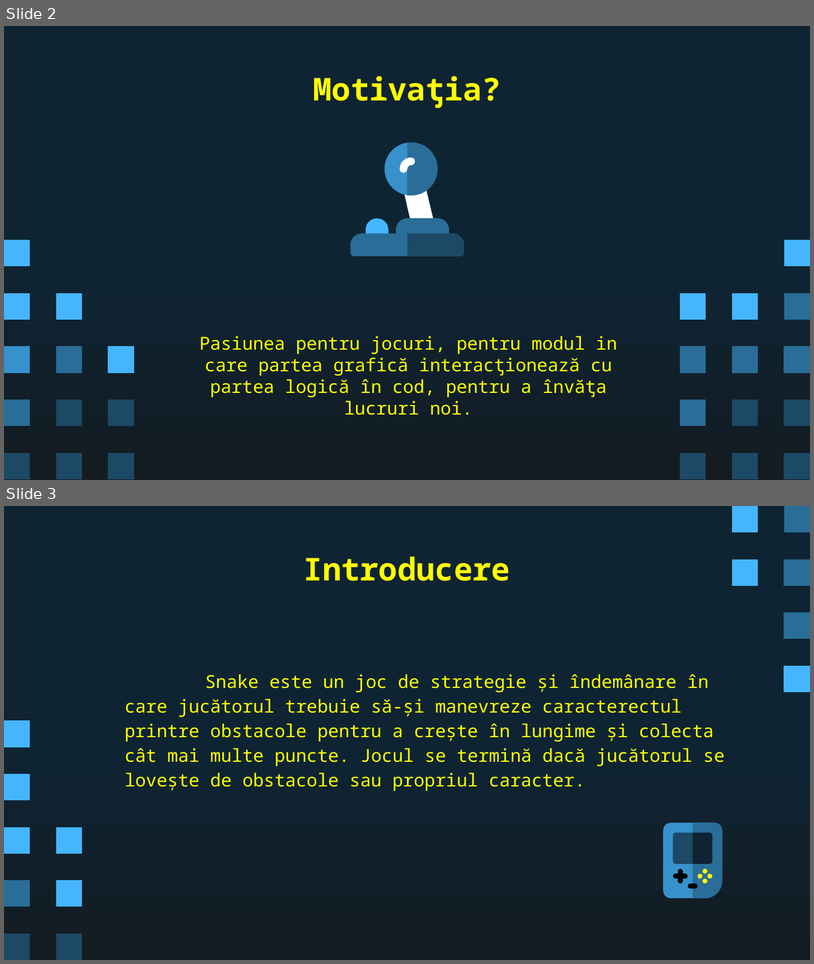
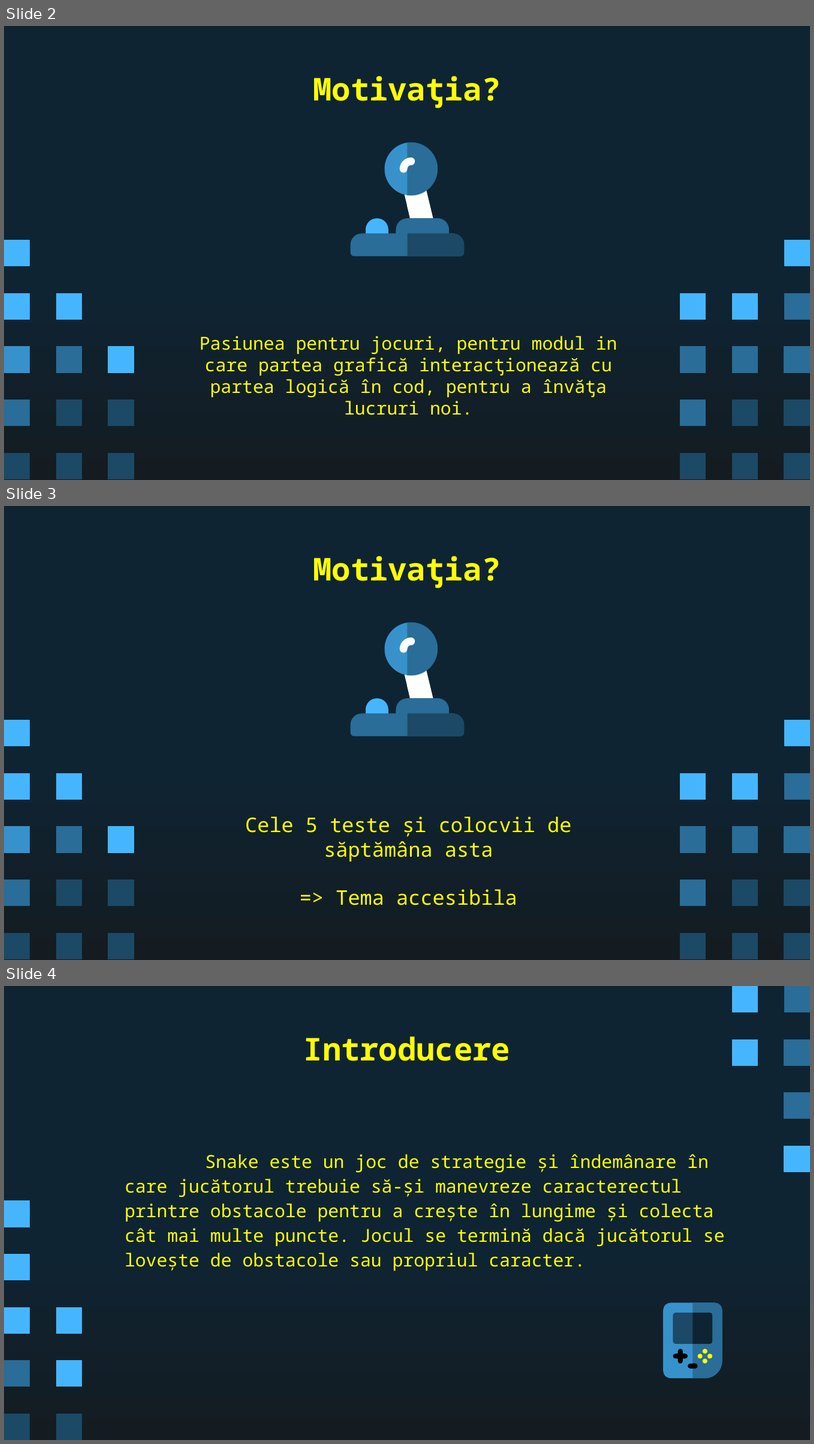
Before and after one commit to not-andrew/Python101_snake, a slide deck: Prezentare.pptx. Shown one above the other, each under a label of ours: slides 2 and 3 before the commit, slides 2, 3 and 4 after it. The pictures are 814x964 and 814x1444 pixels, drawn with LibreOffice and Linux fonts; fonts in the diff are those of the drawing. Boxes give left, top, right and bottom in pixels: in the first picture for what was removed or moved away, otherwise in the second. Text is boxed around its words. In the diff, an @@ line names an element or a change of style, - is before the commit and + after.

```diff
--- a/Prezentare.pptx
+++ b/Prezentare.pptx
@@ slide 3 added at box(4, 506, 810, 960), background gradient #0E2433 to #141C21; not listed: 25 template elements that a slide beside it also shows @@
@@ title added at box(313, 556, 501, 588), 28 pt, text #FFFF00, bold @@
+Motivaƫia?
@@ group added at box(351, 622, 464, 736): 11 freeform shapes @@
@@ subtitle added at box(245, 816, 572, 905), 18 pt, text #FFFF00 @@
+Cele 5 teste și colocvii de săptămâna asta
+=> Tema accesibila
@@ freeform shape added at box(285, 884, 285, 884), fill #000000, outline #B8D47F 0.94 pt @@
@@ what was slide 3 is now slide 4 @@
```
Also in this commit, not shown: 3 slides changed, 2 other slides added, 2 slides removed, 1 other file.
